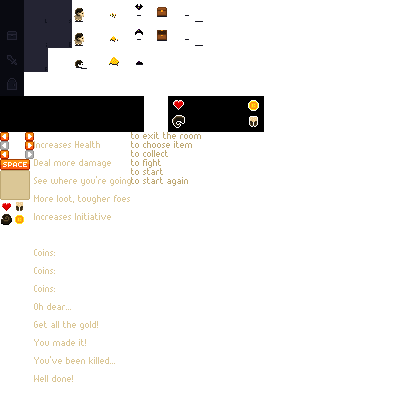
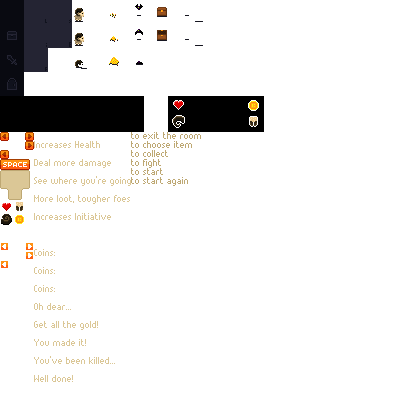
Before/after of a (400, 400) layered artwork. What changed in the layer stack:
removed group "ITEMS" (32 layers) from group "UI" over [0, 134, 34, 268]
added layer "arrows copy" in group "UI" over [1, 243, 33, 268]
moved "arrows" into group "UI", painted on it over [0, 134, 34, 159]
added layer "case copy" in group "UI" over [0, 188, 30, 200]
hid "case", moved it into group "UI" over [0, 188, 30, 200]
